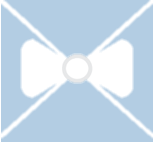
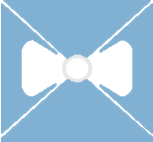
Layered file, before and after one edit (w=153, h=142). Changes by layer:
painted on "Pasted Layer" over [1, 0, 153, 142]
